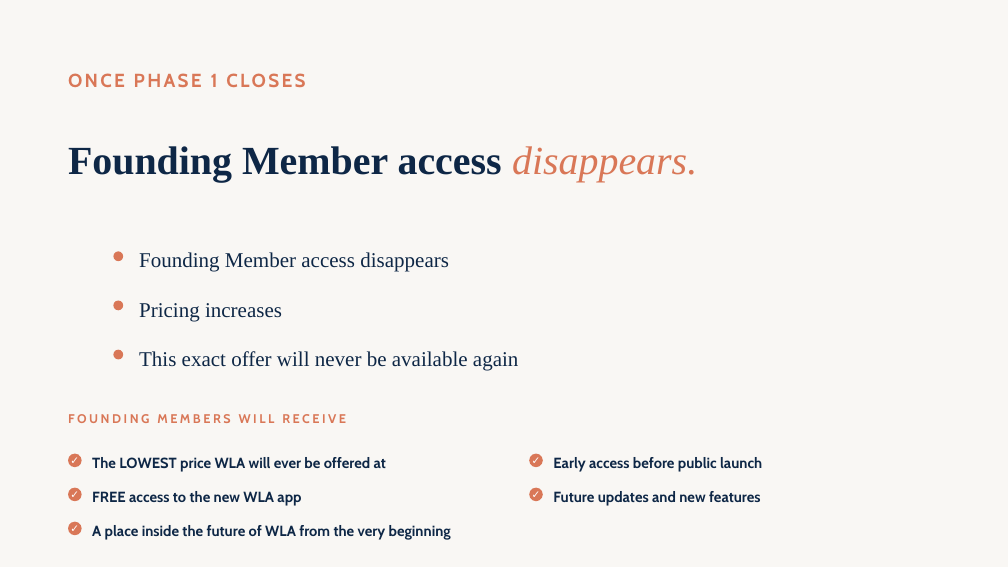
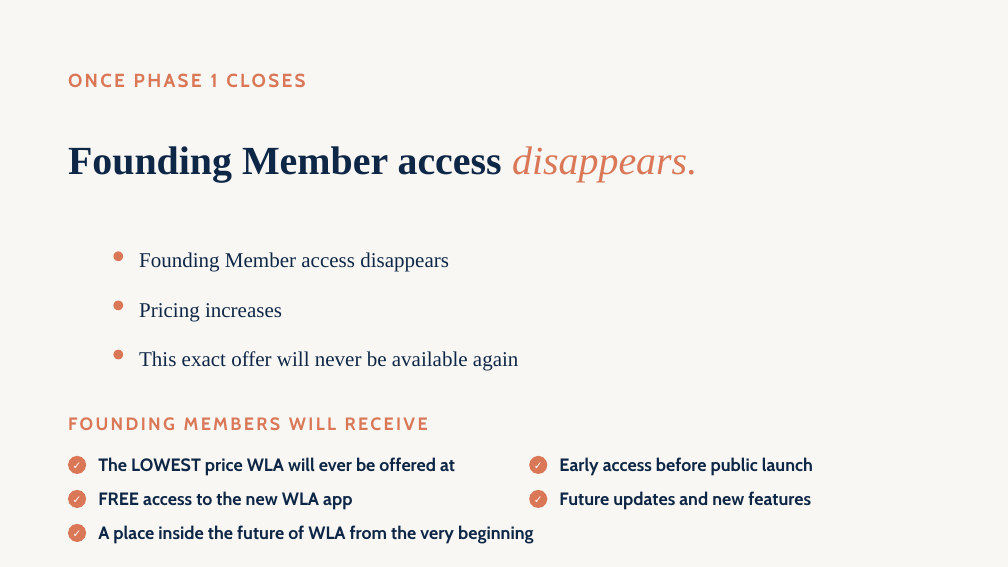
Before and after one commit to WeAreWLA/21-day-reset, a slide deck: slide 43 of wla-summer-challenge-launch.pptx. Drawn at 1008x567 pixels with LibreOffice and Linux fonts; fonts in the diff are those of the drawing. Boxes give left, top, right and bottom in pixels: in the first picture for what was removed or moved away, otherwise in the second. Text is boxed around its words. In the diff, an @@ line names an element or a change of style, - is before the commit and + after.

```diff
--- a/wla-summer-challenge-launch.pptx
+++ b/wla-summer-challenge-launch.pptx
@@ text "FOUNDING MEMBERS WILL RECEIVE" at (68,417,428,430): size 12 to 17 pt, letter spacing 2.4 to 2.2 pt @@
@@ ellipse "✓": place and size @@
-ellipse "✓" at (68,454,82,467)
+ellipse "✓" at (68,456,86,474)
@@ ellipse "✓": place and size @@
-ellipse "✓" at (529,454,543,467)
+ellipse "✓" at (529,456,547,474)
@@ ellipse "✓": place and size @@
-ellipse "✓" at (68,488,82,501)
+ellipse "✓" at (68,490,86,508)
@@ ellipse "✓": place and size @@
-ellipse "✓" at (529,488,543,501)
+ellipse "✓" at (529,490,547,508)
@@ ellipse "✓": place and size @@
-ellipse "✓" at (68,522,82,535)
+ellipse "✓" at (68,524,86,542)
@@ size 14 to 17 pt in 5 elements at (98,457,455,476), (559,457,813,476), (98,491,352,510), (559,491,811,510), (98,525,534,544) @@
```
Also in this commit, not shown: 7 other slides changed, 1 other file.
